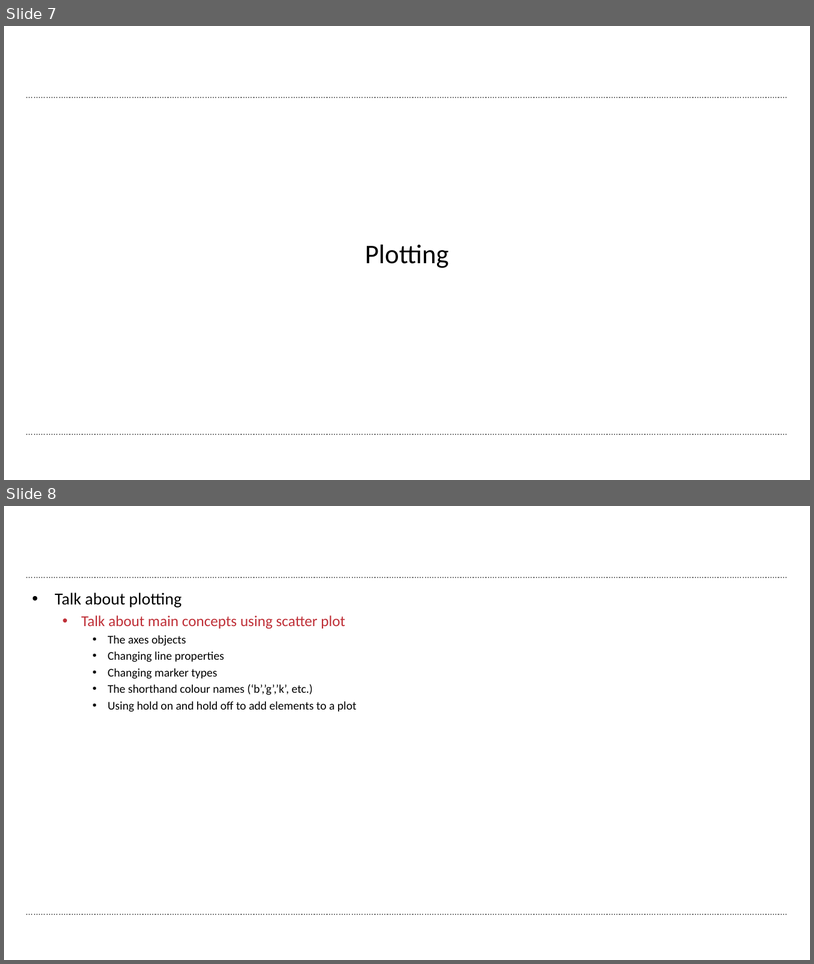
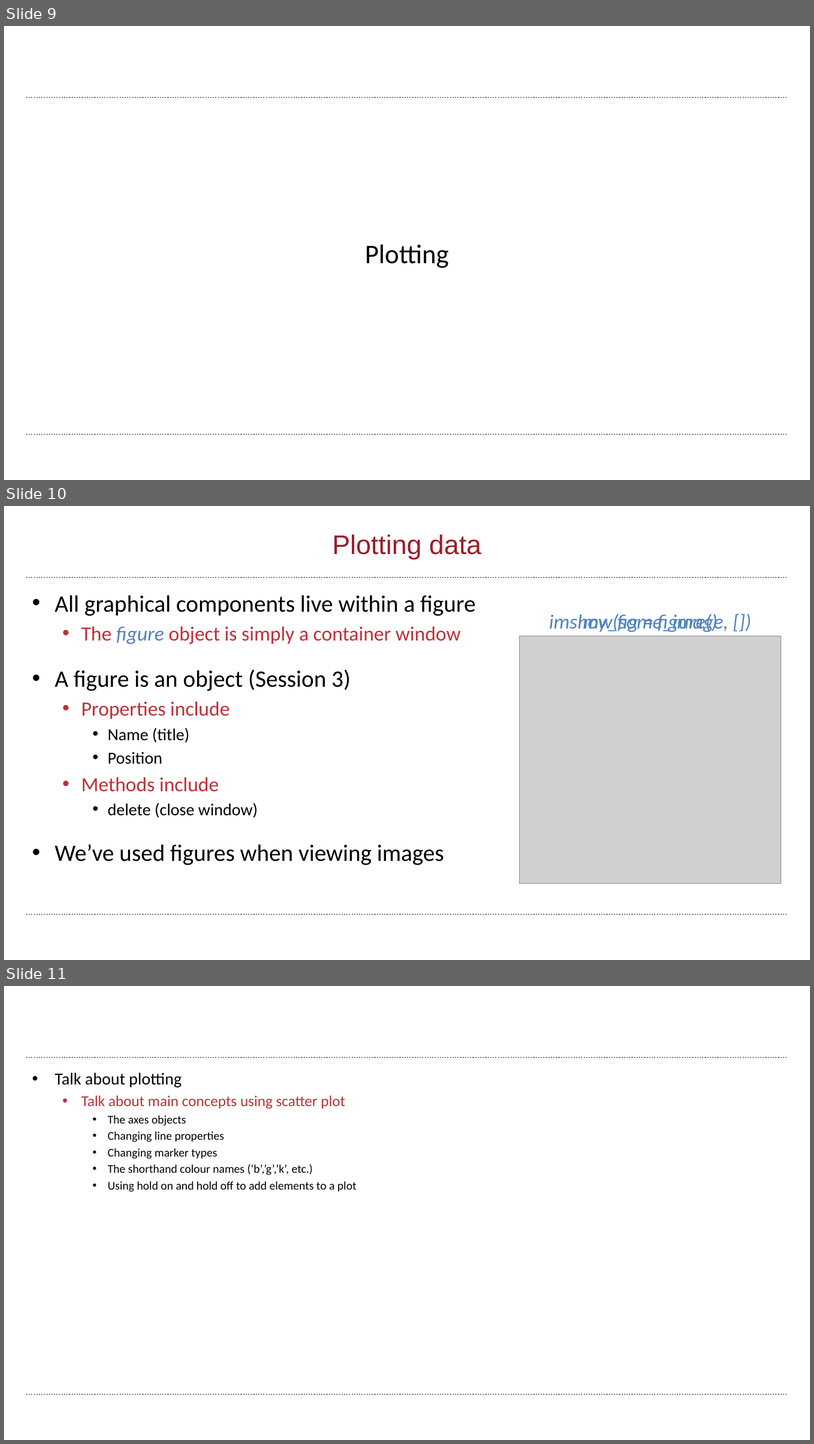
Before and after one commit to wbif-bristol/MATLAB-course, a slide deck: Session 4 - Figures and plotting/MATLAB Session 4.pptx. Shown one above the other, each under a label of ours: slides 7 and 8 before the commit, slides 9, 10 and 11 after it. The pictures are 814x964 and 814x1444 pixels, drawn with LibreOffice and Linux fonts; fonts in the diff are those of the drawing; grey boxes stand for pictures; background and template pictures are left out. Boxes give left, top, right and bottom in pixels: in the first picture for what was removed or moved away, otherwise in the second. Text is boxed around its words. In the diff, an @@ line names an element or a change of style, - is before the commit and + after.

Commit message:
More bits for Session 4

```diff
--- a/Session 4 - Figures and plotting/MATLAB Session 4.pptx
+++ b/Session 4 - Figures and plotting/MATLAB Session 4.pptx
@@ slide 10 added at <box>4,506,810,960</box>, background #FFFFFF; not listed: 2 template elements that a slide beside it also shows @@
@@ title added at <box>332,534,482,559</box>, 32 pt, text #9A1D2B @@
+Plotting data
@@ text added at <box>55,595,476,865</box>, 28 pt, text #000000 @@
+• All graphical components live within a figure
+  • The figure object is simply a container window
+• A figure is an object (Session 3)
+  • Properties include
+    • Name (title)
+    • Position
+  • Methods include
+    • delete (close window)
+• We’ve used figures when viewing images
@@ text added at <box>549,613,729,632</box>, 24 pt, text #4F81BD, italic @@
+imshow(some_image, [])
@@ text added at <box>583,613,718,632</box>, 24 pt, text #4F81BD, italic @@
+my_fig = figure()
@@ picture added at <box>519,636,782,883</box> @@
@@ what was slide 7 is now slide 9 @@
@@ what was slide 8 is now slide 11 @@
```
Also in this commit, not shown: 1 slide changed, 3 other slides added, 1 slide removed.
